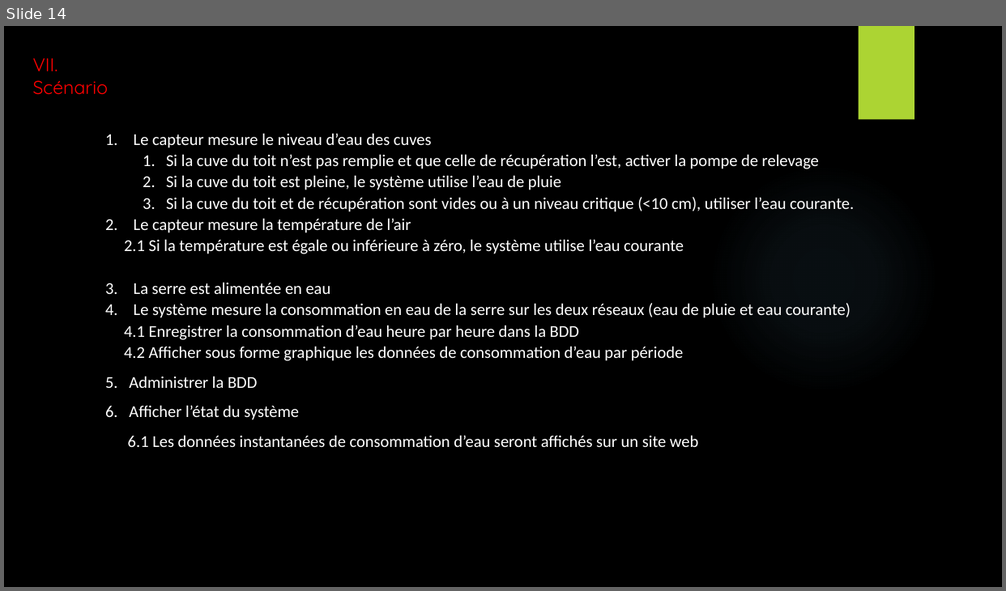
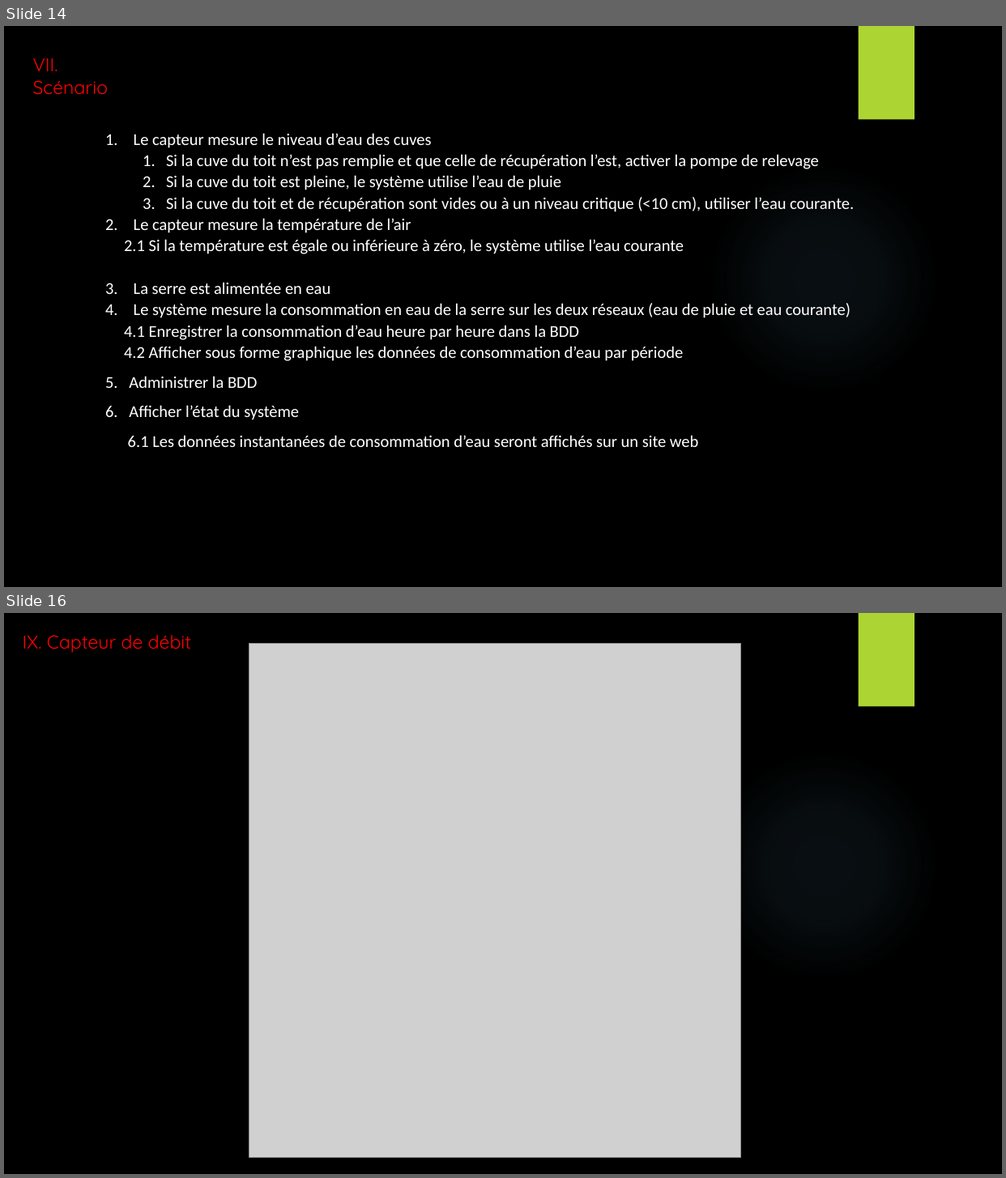
Before and after one commit to EnzoCotte/Projet-Approvisionnement-serre, a slide deck: Presentation revue 0 projet serre.pptx. Shown one above the other, each under a label of ours: slide 14 before the commit, slides 14 and 16 after it; the slides between them are not shown. The pictures are 1006x591 and 1006x1178 pixels, drawn with LibreOffice and Linux fonts; fonts in the diff are those of the drawing; grey boxes stand for pictures; background and template pictures are left out. Boxes give left, top, right and bottom in pixels: in the first picture for what was removed or moved away, otherwise in the second. Text is boxed around its words. In the diff, an @@ line names an element or a change of style, - is before the commit and + after.

```diff
--- a/Presentation revue 0 projet serre.pptx
+++ b/Presentation revue 0 projet serre.pptx
@@ slide 16 added at (4,613,1002,1174), background picture (left out); not listed: 2 template elements that a slide beside it also shows @@
@@ text added at (23,635,191,653), 18 pt, text #FF0000 @@
+IX. Capteur de débit
@@ picture added at (249,644,741,1158) @@
```
Also in this commit, not shown: 3 slides changed, 7 other slides added, 4 slides removed, 1 other file.
